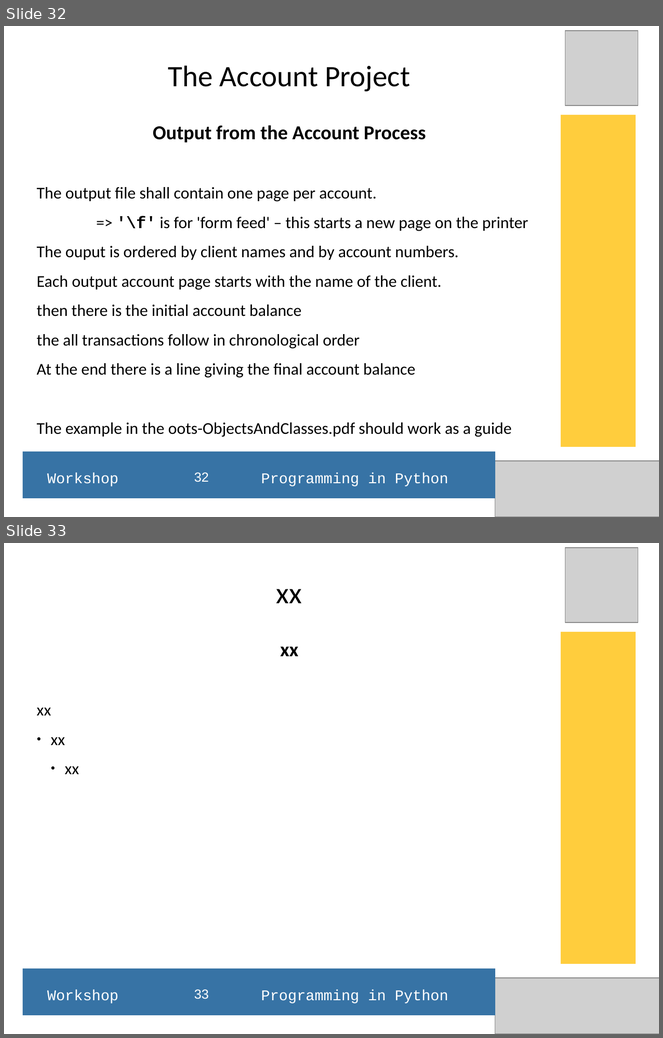
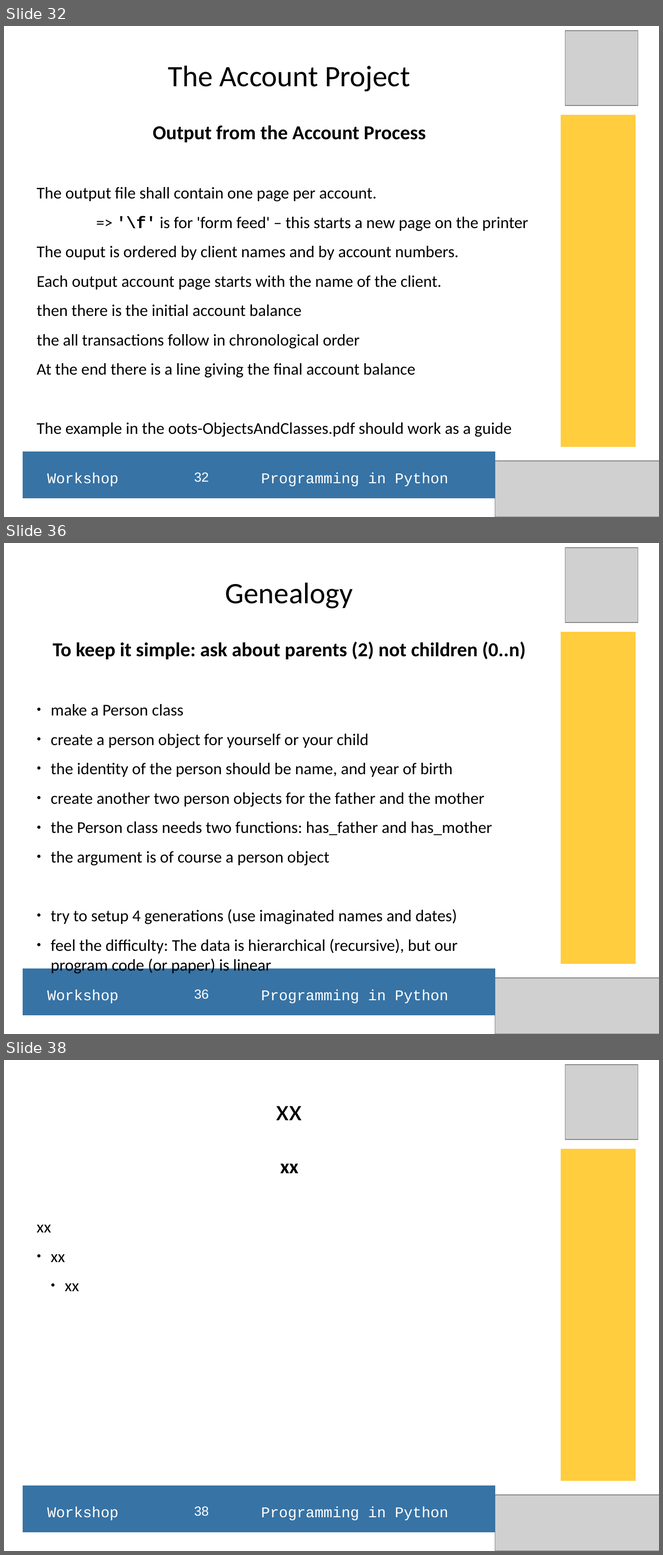
Before and after one commit to hans-boden/pyws-fablab-lisbon, a slide deck: resources/python_ws_2016Q1.odp. Shown one above the other, each under a label of ours: slides 32 and 33 before the commit, slides 32, 36 and 38 after it; the slides between them are not shown. The pictures are 663x1038 and 663x1555 pixels, drawn with LibreOffice and Linux fonts; fonts in the diff are those of the drawing; grey boxes stand for pictures. Boxes give left, top, right and bottom in pixels: in the first picture for what was removed or moved away, otherwise in the second. Text is boxed around its words. In the diff, an @@ line names an element or a change of style, - is before the commit and + after.

```diff
--- a/resources/python_ws_2016Q1.odp
+++ b/resources/python_ws_2016Q1.odp
@@ slide 36 added at (4, 543, 659, 1034), background #FFFFFF @@
@@ picture added at (566, 548, 638, 623) @@
@@ title added at (226, 583, 353, 609), 36 pt, text #000000 @@
+Genealogy
@@ rectangle added at (561, 632, 636, 965), fill #FFCD3D @@
@@ subtitle added at (51, 642, 526, 954), 20 pt, text #000000 @@
+To keep it simple: ask about parents (2) not children (0..n)
+● make a Person class
+● create a person object for yourself or your child
+● the identity of the person should be name, and year of birth
+● create another two person objects for the father and the mother
+● the Person class needs two functions: has_father and has_mother
+● the argument is of course a person object
+● try to setup 4 generations (use imaginated names and dates)
+● feel the difficulty: The data is hierarchical (recursive), but our
+  program code (or paper) is linear
@@ rectangle added at (22, 969, 495, 1016), fill #3773A5 @@
@@ picture added at (496, 978, 659, 1034) @@
@@ text added at (47, 990, 449, 1004), 18 pt, text #FFFFFF @@
+Workshop Programming in Python
@@ page number added at (194, 990, 209, 1000), 16 pt, text #FFFFFF @@
+36
@@ what was slide 33 is now slide 38 @@
@@ page number at (194, 1507, 209, 1517): text changed @@
-33
+38
```
Also in this commit, not shown: 5 other slides added, 12 other files.
